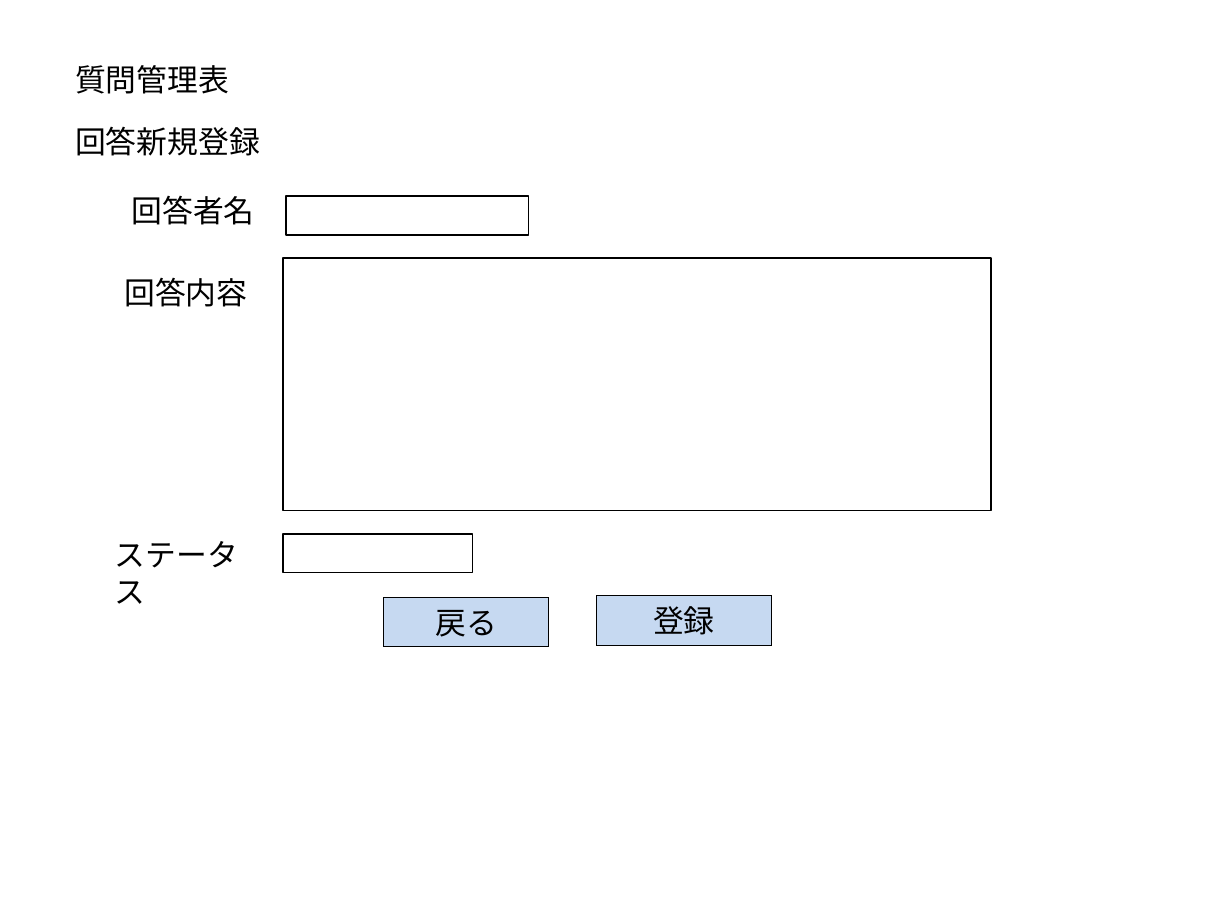
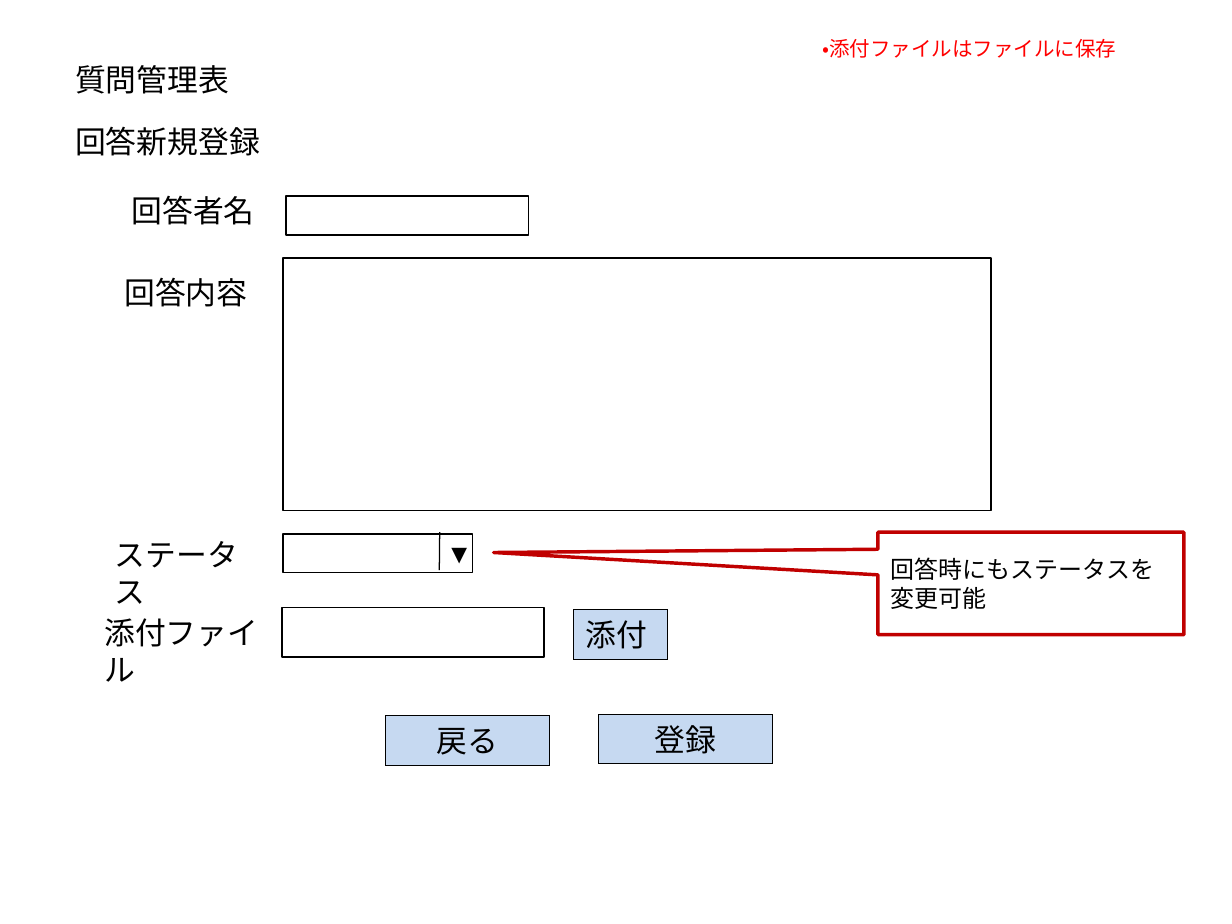
Before and after one commit to t-shimada/qa-docs, a slide deck: slide 5 of 画面一覧.pptx. Drawn at 1232x924 pixels with LibreOffice and Linux fonts; fonts in the diff are those of the drawing. Boxes give left, top, right and bottom in pixels: in the first picture for what was removed or moved away, otherwise in the second. Text is boxed around its words. In the diff, an @@ line names an element or a change of style, - is before the commit and + after.

Commit message:
画面一覧とテーブル仕様書を修正

```diff
--- a/画面一覧.pptx
+++ b/画面一覧.pptx
@@ text added at box(822, 39, 1116, 58), 12 pt, text #FF0000 @@
+・添付ファイルはファイルに保存
@@ text added at box(440, 535, 473, 572), 12 pt, text #000000 @@
+▼
@@ line added from (440, 532) to (440, 570), #000000 0.75 pt @@
@@ speech box added at box(878, 532, 1184, 634), fill #FFFFFF, outline #C00000 2 pt, 14 pt, text #000000 @@
+回答時にもステータスを
+変更可能
@@ text added at box(104, 618, 258, 682), 18 pt, text #000000 @@
+添付ファイル
@@ rectangle added at box(282, 607, 545, 657), fill #FFFFFF, outline #000000 1 pt @@
@@ rectangle added at box(573, 610, 667, 659), fill #C6D9F1, outline #000000 0.75 pt, 18 pt, text #000000 @@
+添付
@@ rectangle "戻る": place and size @@
-rectangle "戻る" at box(383, 598, 548, 647)
+rectangle "戻る" at box(386, 716, 551, 765)
@@ rectangle "登録": place and size @@
-rectangle "登録" at box(596, 596, 771, 646)
+rectangle "登録" at box(598, 715, 772, 764)
```
Also in this commit, not shown: 5 other slides changed, 1 slide added, 1 slide removed, 2 other files.
